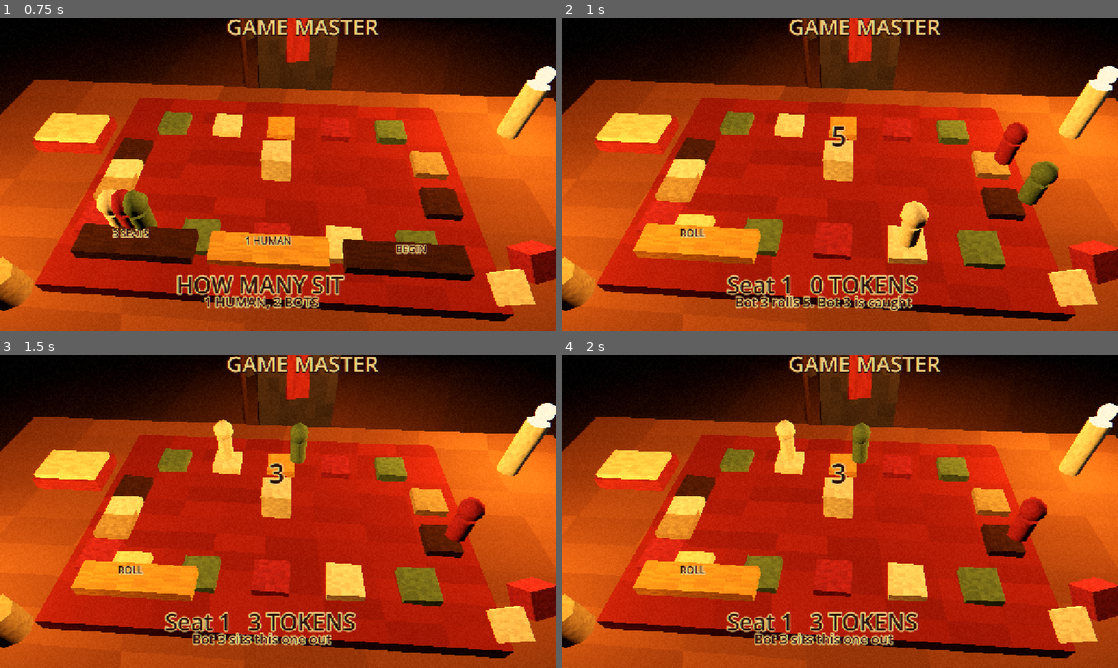
Above: before the commit, frames 1-4 (two rows, left to right).
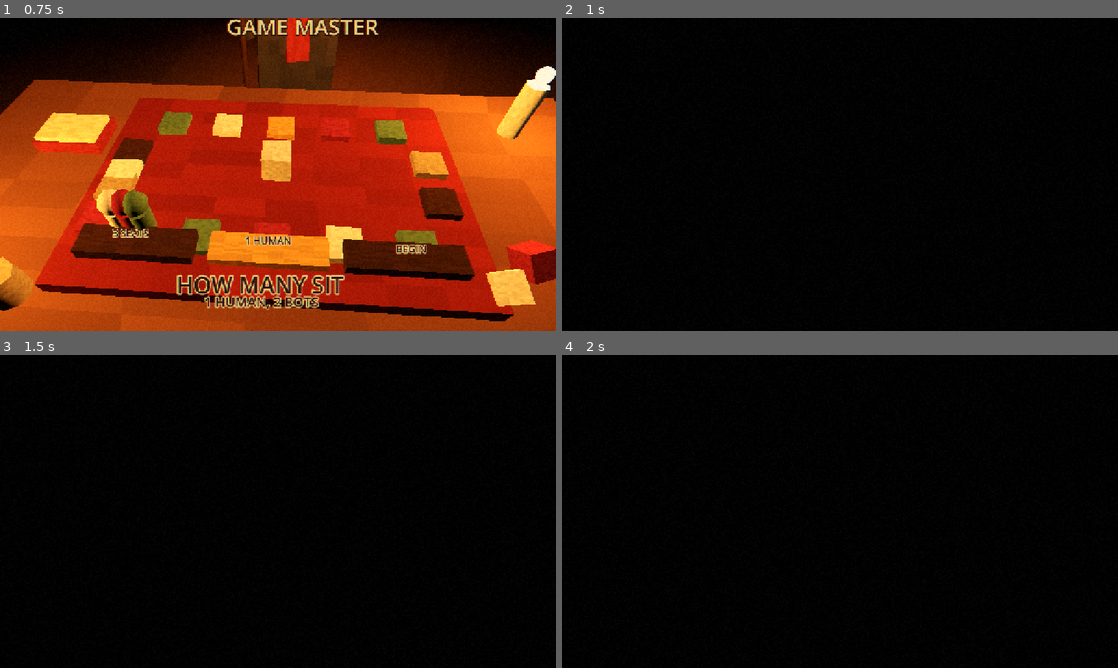
Above: after the commit, the same moments.

Repository: TomMessage/jumanjParty
Game: Godot game, scene res://scenes/menu.tscn
The game is run twice, just before and just after one commit, with the same random seed, the same clock (stepped at 60 frames per second) and the same inputs.
Inputs (mouse positions are in pixels of both pictures, inside the frame that each line leads up to):
- Up to frame 1 (0.75 s): tap Enter (ui_accept) at 0.5, 0.6 s; move the mouse to (400, 158) at 0.52 s; hold Right (ui_right) from 0.53 s (still down); click (400, 158) at 0.67 s
- Up to frame 2 (1 s): keep holding Right (ui_right); tap Enter (ui_accept) at 0.77 s
- Up to frame 3 (1.5 s): tap Enter (ui_accept) at 1.07 s; release Right (ui_right) at 1.25 s; drag from (166, 527) to (250, 574) at 1.27 s
- Up to frame 4 (2 s): no input

Frame 1 is identical in both runs. In frame 2, 91% of the frame differs, in the area x 0-100%, y 0-100%; in frame 3, 91%; in frame 4, 91%.
Error in both runs: Cannot call method 'set_input_as_handled' on a null value. (res://src/ui/table_menu.gd:34)

Commit message:
feat(board): run a trial after every turn
The host plays one of the ten trials for every seat, pays the ranking, and returns the night to the board.

Co-authored-by: TomMessage <TomMessage@users.noreply.github.com>

Diff:
--- a/src/board/match_rules.gd
+++ b/src/board/match_rules.gd
@@ -56,7 +56,7 @@
 		state.last_note = "%s rolls %d and leaps. %s" % [seat.display_name, face, note]
 	if space.kind == "shop":
 		return _open_shop(seats, seat)
-	_complete_turn(seats)
+	_enter_trial(seats)
 	return true
 
 
@@ -76,14 +76,25 @@
 	else:
 		state.last_note = "%s leaves the shop" % seat.display_name
 	state.shop_choices = []
+	_enter_trial(seats)
+	return true
+
+
+func resolve_trial(seats: Array[PlayerSeat]) -> bool:
+	if not TrialNight.resolve(state, seats):
+		return false
 	_complete_turn(seats)
 	return true
 
 
 func pump(seats: Array[PlayerSeat]) -> void:
 	var guard := 0
-	while state.active and guard < 64:
+	while state.active and guard < 160:
 		guard += 1
+		if state.awaiting == "trial":
+			if not resolve_trial(seats):
+				return
+			continue
 		var seat := _seat(seats, state.turn_seat)
 		if seat == null or not seat.is_bot:
 			return
@@ -113,7 +124,7 @@
 	var offers := BoardCatalog.offers_for(seat.tokens, state.items[index])
 	if offers.is_empty():
 		state.last_note += " The shop is shut."
-		_complete_turn(seats)
+		_enter_trial(seats)
 		return true
 	state.awaiting = "shop"
 	state.shop_choices = offers
@@ -127,6 +138,13 @@
 	var face := rng.randi_range(1, 6)
 	state.rng_state = rng.state
 	return face
+
+
+func _enter_trial(seats: Array[PlayerSeat]) -> void:
+	state.shop_choices = []
+	if TrialNight.queue(state):
+		return
+	_complete_turn(seats)
 
 
 func _complete_turn(seats: Array[PlayerSeat]) -> void:
--- a/src/board/match_state.gd
+++ b/src/board/match_state.gd
@@ -18,6 +18,10 @@
 var items: Array[PackedStringArray] = []
 var deck: Array[String] = []
 var shop_choices: Array[String] = []
+var trial_id: String = ""
+var trial_scene: String = ""
+var trial_seed: int = 0
+var ranking: Array[int] = []
 
 
 func index_of(seat_id: int) -> int:
@@ -43,6 +47,10 @@
 		"items": _plain_items(items),
 		"deck": _plain_strings(deck),
 		"shop_choices": _plain_strings(shop_choices),
+		"trial_id": trial_id,
+		"trial_scene": trial_scene,
+		"trial_seed": trial_seed,
+		"ranking": _plain_ints(ranking),
 	}
 
 
@@ -65,6 +73,10 @@
 	state.items = _read_items(data.get("items", []))
 	state.deck = _read_strings(data.get("deck", []))
 	state.shop_choices = _read_strings(data.get("shop_choices", []))
+	state.trial_id = str(data.get("trial_id", ""))
+	state.trial_scene = str(data.get("trial_scene", ""))
+	state.trial_seed = int(data.get("trial_seed", 0))
+	state.ranking = _read_ints(data.get("ranking", []))
 	return state
 
 
--- a/src/board/match_table.gd
+++ b/src/board/match_table.gd
@@ -7,6 +7,7 @@
 var _human_count: int = 1
 var _row: int = 0
 var _shop_index: int = 0
+var _curtain: TrialCurtain
 
 
 func attach(world: Node3D) -> void:
@@ -14,6 +15,10 @@
 	_presenter.build(world)
 	_prompt = TurnPrompt.new()
 	_prompt.build(world)
+	_curtain = TrialCurtain.new()
+	_curtain.name = "TrialCurtain"
+	add_child(_curtain)
+	_curtain.attach(world)
 	if not EventBus.snapshot_applied.is_connected(_refresh):
 		EventBus.snapshot_applied.connect(_refresh)
 	_refresh(GameState.get_version())
@@ -133,6 +138,8 @@
 func _refresh(_version: int) -> void:
 	var board := GameState.board_view()
 	_presenter.sync(board)
+	if _curtain != null:
+		_curtain.show_board(board)
 	if int(board.get("winner_id", 0)) != 0:
 		_show_result(board)
 		return
--- /dev/null
+++ b/src/board/trial_curtain.gd
@@ -0,0 +1,46 @@
+class_name TrialCurtain
+extends Node
+
+var _world: Node3D
+var _shown := ""
+var _root: Node
+var _hold := 0.0
+
+
+func attach(world: Node3D) -> void:
+	_world = world
+
+
+func show_board(board: Dictionary) -> void:
+	var scene_path := str(board.get("trial_scene", ""))
+	var stamp := "%s:%d" % [str(board.get("trial_id", "")), int(board.get("turns_taken", 0))]
+	if scene_path == "" or stamp == _shown:
+		return
+	_shown = stamp
+	_drop()
+	var packed: Variant = load(scene_path)
+	if not packed is PackedScene:
+		return
+	_root = (packed as PackedScene).instantiate()
+	_world.add_child(_root)
+	_hold = 0.0
+
+
+func _process(delta: float) -> void:
+	if _root == null:
+		return
+	_hold += delta
+	if _hold < 1.1:
+		return
+	_drop()
+
+
+func _drop() -> void:
+	if _root != null:
+		_root.free()
+		_root = null
+	if _world == null:
+		return
+	var camera := _world.get_node_or_null("SeatedCamera") as Camera3D
+	if camera != null:
+		camera.current = true
--- /dev/null
+++ b/src/board/trial_night.gd
@@ -0,0 +1,123 @@
+class_name TrialNight
+extends RefCounted
+
+const FIRST_PRIZE := 3
+
+
+static func queue(state: MatchState) -> bool:
+	var cards := TrialCatalog.cards()
+	var count := cards.size()
+	if count == 0:
+		return false
+	var card := cards[_index(state, count)]
+	state.awaiting = "trial"
+	state.trial_id = card.trial_id
+	state.trial_scene = card.scene_path
+	state.trial_seed = _seed_for(state)
+	state.ranking = []
+	return true
+
+
+static func resolve(state: MatchState, seats: Array[PlayerSeat]) -> bool:
+	if state.awaiting != "trial":
+		return false
+	var players := _ids(seats)
+	var result := play(state.trial_id, players, state.trial_seed)
+	var ranking := _ranking_or_ids(result, players)
+	state.ranking = ranking
+	_pay(seats, ranking)
+	state.last_note = _note(state.trial_id, ranking, seats)
+	return true
+
+
+static func play(trial_id: String, players: Array[int], seed_value: int) -> MinigameResult:
+	var card := _find(trial_id)
+	if card == null or players.is_empty():
+		return null
+	var trial := _spawn(card)
+	if trial == null:
+		return null
+	trial.start_trial(players, seed_value)
+	var ticks := 0
+	while trial.is_running() and ticks < 2000:
+		trial.tick(0.1)
+		ticks += 1
+	var result := trial.latest_result()
+	trial.free()
+	return result
+
+
+static func _index(state: MatchState, count: int) -> int:
+	var mixed := absi(state.rng_seed * 31 + state.turns_taken * 17 + 5)
+	return mixed % count
+
+
+static func _seed_for(state: MatchState) -> int:
+	return absi(state.rng_seed * 1009 + state.turns_taken * 13 + 11)
+
+
+static func _find(trial_id: String) -> TrialCard:
+	for card: TrialCard in TrialCatalog.cards():
+		if card.trial_id == trial_id:
+			return card
+	return null
+
+
+static func _spawn(card: TrialCard) -> MinigameBase:
+	var loaded: Variant = load(card.script_path)
+	if not loaded is Script:
+		return null
+	var node: Variant = (loaded as Script).new()
+	if node is MinigameBase:
+		return node as MinigameBase
+	if node is Node:
+		(node as Node).free()
+	return null
+
+
+static func _ids(seats: Array[PlayerSeat]) -> Array[int]:
+	var players: Array[int] = []
+	for seat: PlayerSeat in seats:
+		players.append(seat.id)
+	return players
+
+
+static func _ranking_or_ids(result: MinigameResult, players: Array[int]) -> Array[int]:
+	if result != null and result.is_valid(players):
+		return result.rankings.duplicate()
+	return players.duplicate()
+
+
+static func _pay(seats: Array[PlayerSeat], ranking: Array[int]) -> void:
+	var place := 0
+	for seat_id: int in ranking:
+		var prize := maxi(FIRST_PRIZE - place, 0)
+		var seat := _seat(seats, seat_id)
+		if seat != null and prize > 0:
+			seat.tokens += prize
+		place += 1
+
+
+static func _note(trial_id: String, ranking: Array[int], seats: Array[PlayerSeat]) -> String:
+	var title := trial_id
+	var card := _find(trial_id)
+	if card != null:
+		title = card.title
+	var names := PackedStringArray()
+	for seat_id: int in ranking:
+		names.append(_seat_name(seats, seat_id))
+	return "%s ranks %s" % [title, ", ".join(names)]
+
+
+static func _seat_name(seats: Array[PlayerSeat], seat_id: int) -> String:
+	var seat := _seat(seats, seat_id)
+	if seat == null:
+		return str(seat_id)
+	return seat.display_name
+
+
+static func _seat(seats: Array[PlayerSeat], seat_id: int) -> PlayerSeat:
+	for seat: PlayerSeat in seats:
+		if seat.id == seat_id:
+			return seat
+	return null
--- a/src/minigames/_base/trial_body.gd
+++ b/src/minigames/_base/trial_body.gd
@@ -83,7 +83,7 @@
 
 
 func _ensure_view() -> void:
-	if _view != null or _card == null:
+	if _view != null or _card == null or not is_inside_tree():
 		return
 	_view = TrialView.new()
 	_view.name = "TrialView"
--- /dev/null
+++ b/tests/test_trial_night.gd
@@ -0,0 +1,117 @@
+extends GutTest
+
+var _backend: INetwork
+
+
+func before_each() -> void:
+	_backend = Network.get_backend()
+	var local := LocalNetwork.new()
+	Network.use_backend(local)
+	local.start_host(0)
+	GameState.reset_local_mirror()
+
+
+func after_each() -> void:
+	Network.use_backend(_backend)
+	GameState.reset_local_mirror()
+
+
+func test_a_roll_queues_a_catalog_trial() -> void:
+	var rules := MatchRules.new()
+	var seats := _players()
+	rules.begin(seats, 4, 3)
+	assert_true(rules.roll(seats, 1, 1))
+	assert_eq(rules.state.awaiting, "trial")
+	assert_true(_catalog_ids().has(rules.state.trial_id))
+	assert_true(rules.state.trial_scene.ends_with(".tscn"))
+	assert_gt(rules.state.trial_seed, 0)
+	var first_seed := rules.state.trial_seed
+	assert_true(rules.resolve_trial(seats))
+	assert_true(rules.roll(seats, 2, 1))
+	assert_ne(rules.state.trial_seed, first_seed)
+
+
+func test_resolve_pays_the_played_ranking() -> void:
+	var rules := MatchRules.new()
+	var seats := _players()
+	rules.begin(seats, 4, 3)
+	assert_true(rules.roll(seats, 1, 3))
+	var players: Array[int] = [1, 2]
+	var expected := TrialNight.play(rules.state.trial_id, players, rules.state.trial_seed)
+	assert_not_null(expected)
+	assert_true(expected.is_valid(players))
+	var before: Array[int] = [seats[0].tokens, seats[1].tokens]
+	assert_true(rules.resolve_trial(seats))
+	assert_eq(rules.state.ranking, expected.rankings)
+	var first := seats[0].tokens - before[0]
+	var second := seats[1].tokens - before[1]
+	assert_eq(first + second, 5)
+	assert_true(first == 3 or second == 3)
+	assert_ne(rules.state.awaiting, "trial")
+
+
+func test_bot_night_returns_with_a_ranking() -> void:
+	_start([true, true, true], 9)
+	var snapshot := GameState.to_snapshot()
+	var board: Dictionary = snapshot["board"]
+	assert_eq(int(snapshot["phase"]), GameState.Phase.RESULTS)
+	assert_eq(int(board["turns_taken"]), 9)
+	assert_true(_catalog_ids().has(str(board["trial_id"])))
+	var ranking: Array = board["ranking"]
+	assert_eq(ranking.size(), 3)
+	assert_true(ranking.has(1))
+	assert_true(ranking.has(2))
+	assert_true(ranking.has(3))
+	assert_true(str(board["trial_scene"]).ends_with(".tscn"))
+
+
+func test_effects_do_not_change_the_ranking() -> void:
+	var players: Array[int] = [1, 2, 3]
+	var first := TrialNight.play("vine_rush", players, 11)
+	SaveSystem.toggle_effects()
+	var second := TrialNight.play("vine_rush", players, 11)
+	SaveSystem.toggle_effects()
+	assert_not_null(first)
+	assert_not_null(second)
+	assert_eq(first.rankings, second.rankings)
+	assert_eq(first.scores, second.scores)
+
+
+func _catalog_ids() -> Array[String]:
+	var ids: Array[String] = []
+	for card: TrialCard in TrialCatalog.cards():
+		ids.append(card.trial_id)
+	return ids
+
+
+func _players() -> Array[PlayerSeat]:
+	var seats: Array[PlayerSeat] = []
+	var index := 0
+	while index < 2:
+		var seat := PlayerSeat.new()
+		seat.id = index + 1
+		seat.display_name = "P%d" % seat.id
+		seat.is_bot = false
+		seats.append(seat)
+		index += 1
+	return seats
+
+
+func _start(bots: Array[bool], seed_value: int) -> void:
+	var names: Array = []
+	var index := 0
+	while index < bots.size():
+		names.append("P%d" % [index + 1])
+		index += 1
+	(
+		GameState
+		. handle_input(
+			1,
+			{
+				"kind": "start_hotseat",
+				"names": names,
+				"bots": bots,
+				"seed": seed_value,
+			}
+		)
+	)
Not shown, added: src/board/trial_curtain.gd.uid
Not shown, added: src/board/trial_night.gd.uid
Not shown, added: tests/test_trial_night.gd.uid
Not shown, changed: README.md
Not shown, changed: docs/ARCHITECTURE.md
Not shown, changed: docs/GDD.md
Not shown, changed: docs/PROGRESS.md
